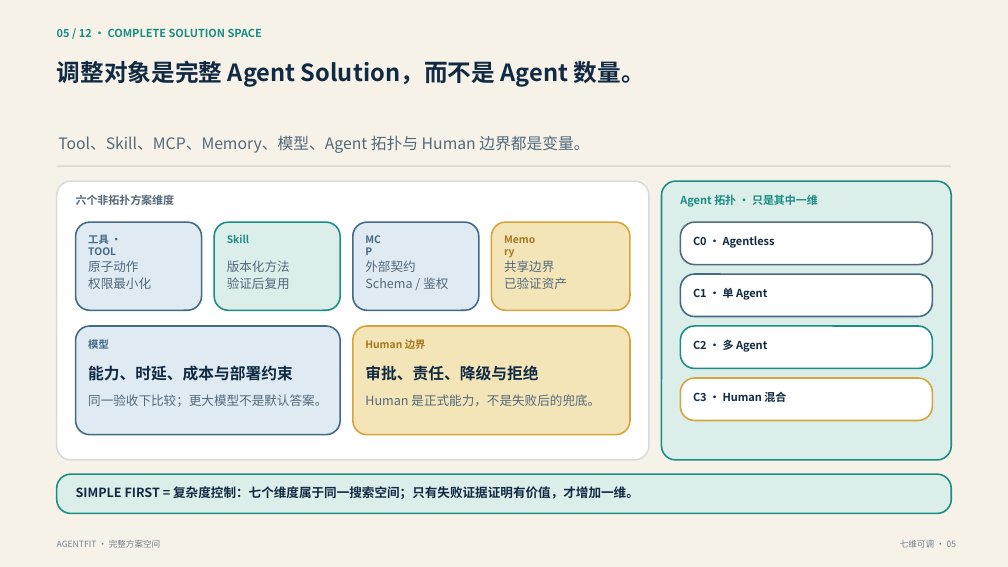
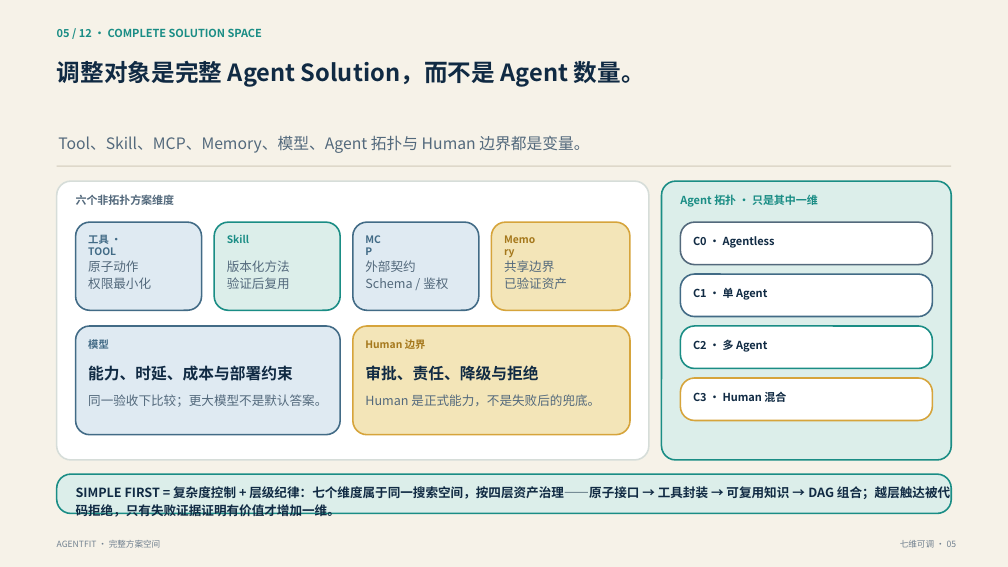
Before and after one commit to kailiangshang/agentfit, a slide deck: slide 5 of competition/2026-08-15/submission/agentfit-submission.pptx. Drawn at 1008x567 pixels with LibreOffice and Linux fonts; fonts in the diff are those of the drawing. Boxes give left, top, right and bottom in pixels: in the first picture for what was removed or moved away, otherwise in the second. Text is boxed around its words. In the diff, an @@ line names an element or a change of style, - is before the commit and + after.

```diff
--- a/competition/2026-08-15/submission/agentfit-submission.pptx
+++ b/competition/2026-08-15/submission/agentfit-submission.pptx
@@ text at (76, 486, 950, 517): text changed @@
-SIMPLE FIRST = 复杂度控制：七个维度属于同一搜索空间；只有失败证据证明有价值，才增加一维。
+SIMPLE FIRST = 复杂度控制 + 层级纪律：七个维度属于同一搜索空间，按四层资产治理——原子接口 → 工具封装 → 可复用知识 → DAG 组合；越层触达被代码拒绝，只有失败证据证明有价值才增加一维。
```
Also in this commit, not shown: 4 other slides changed, 11 other files.
